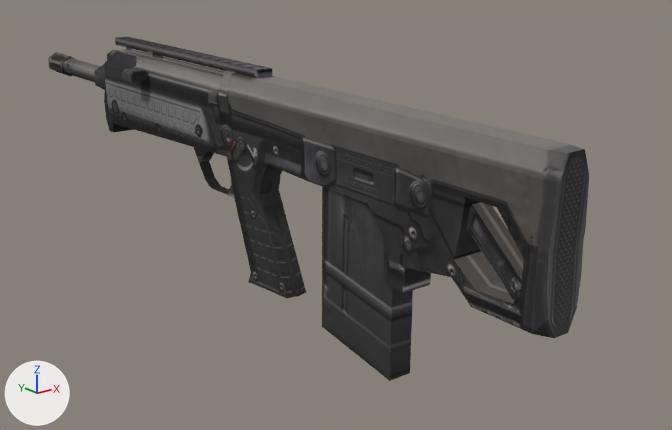
Before and after pictures for a commit that changed the glTF model models/br/br.glb.
Rendered twice from a 50 mm lens placed at (-1.51, -2.46, 0.7), pointed at (0.2, -0.32, -0.15). The lights are fixed; the arrows at lower left show +X, +Y and +Z. Where no turn or scale is listed for an object, it has been applied to the vertices. Vertices at the same position are counted once.

Names of what the first picture shows: 'frame', 'magazine'.
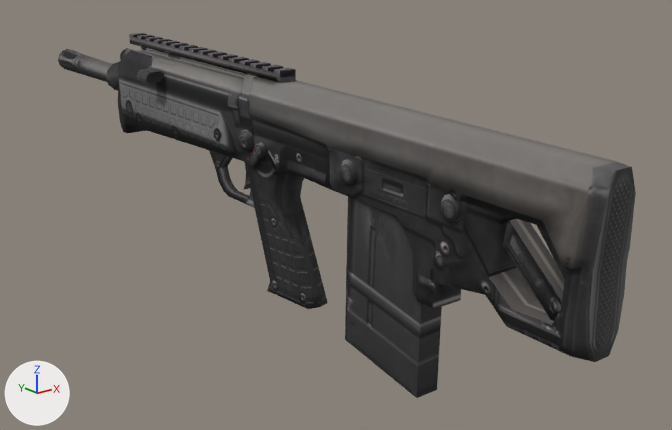
ob_bone is not drawn itself; it is the parent of ob_bone_001, ob_bone_002, ob_bone_003, ob_frame.

Where the newer file only moved an object's origin or applied its transform, the numbers keep the older frame.

Boxes (x1, y1, x2, y2) around the edits, measured in the pictures (672 x 430 px):
'frame', reshaped, moved, turned
    before: (48, 37, 589, 338)
    after: (58, 33, 636, 362)
'magazine', reshaped (7% wider)
    before: (322, 187, 413, 381)
    after: (345, 197, 442, 398)
'bolt', moved, turned
    before: (122, 68, 149, 82)
    after: (137, 68, 165, 83)
part 2 of me_cube_001, built on
    before: (48, 49, 560, 259)
    after: (58, 33, 617, 279)
part 3 of me_cube_001, surface changed
    before: (218, 186, 229, 192)
    after: (236, 191, 249, 198)

Patch to the scene script:
```diff
--- a/models/br/br.glb.py
+++ b/models/br/br.glb.py
@@ me_cube @@
 me_cube.from_pydata(...)  # 8 vertices, 12 faces; spans x -0.036..0.036, y -0.806..-0.515, z -0.428..0.043
 # used by ob_magazine; location = (0.0, -0.038, 0.0)
-me_cube.vertices[0].co = (-0.036, -0.515, -0.375)  # pixel (321, 326)
-me_cube.vertices[1].co = (-0.036, -0.801, -0.428)  # pixel (389, 381)
-me_cube.vertices[2].co = (-0.036, -0.806, 0.04)
-me_cube.vertices[3].co = (-0.036, -0.519, 0.043)
-me_cube.vertices[4].co = (0.036, -0.519, 0.043)
-me_cube.vertices[5].co = (0.036, -0.515, -0.375)
-me_cube.vertices[6].co = (0.036, -0.806, 0.04)
-me_cube.vertices[7].co = (0.036, -0.801, -0.428)  # pixel (409, 373)
+# me_cube part 1
+me_cube.vertices[0].co = (0.036, -0.617, -0.378)
+me_cube.vertices[1].co = (0.035, -0.903, -0.435)  # pixel (437, 389)
+me_cube.vertices[2].co = (0.035, -0.915, 0.033)
+me_cube.vertices[3].co = (0.036, -0.628, 0.04)
+me_cube.vertices[4].co = (-0.036, -0.628, 0.04)
+me_cube.vertices[5].co = (-0.036, -0.617, -0.378)  # pixel (344, 339)
+me_cube.vertices[6].co = (-0.036, -0.915, 0.033)
+me_cube.vertices[7].co = (-0.036, -0.903, -0.435)  # pixel (416, 398)
 me_cube.materials.append(mat_material)
@@ me_cube_001 @@
 # used by ob_frame; parent = ob_bone; location = (-0.208, 0.0, 0.424); rotation_euler = (0.329, 0.0, 1.571), in degrees (19, 0, 90)
-me_cube_001.from_pydata(...)  # 376 vertices, 692 faces; spans x -0.07..0.07, y -1.3..1.3, z -0.36..0.31
+me_cube_001.from_pydata(...)  # 886 vertices, 1607 faces; spans x -0.08..0.07, y -1.3..1.3, z -0.36..0.32
+# me_cube_001 part 2: 1 vertex moved within x 0.0, y 1.17, z 0.11; 27 vertices removed from x -0.06..0.03, y -1.23..1.17, z -0.11..0.27; 537 vertices added at x -0.08..0.05, y -1.26..1.3, z -0.12..0.32
+# me_cube_001 part 3: 2 kept faces spanning x 0.0..0.02, y -0.01..0.08, z -0.11 get new texture (UV) coordinates
+# me_cube_001 part 4: the surface is now shaded smooth
 me_cube_001.materials.append(mat_material)
@@ ob_bone @@
 ob_bone.parent = ob_armature
-ob_bone.location = (0.0, -0.368, -0.338)
-ob_bone.rotation_euler = (0.0, -0.318, -1.571)  # degrees (0, -18, -90)
+ob_bone.location = (0.0, -0.471, -0.338)
+ob_bone.rotation_euler = (0.0, -0.304, -1.572)  # degrees (0, -17, -90)
```
